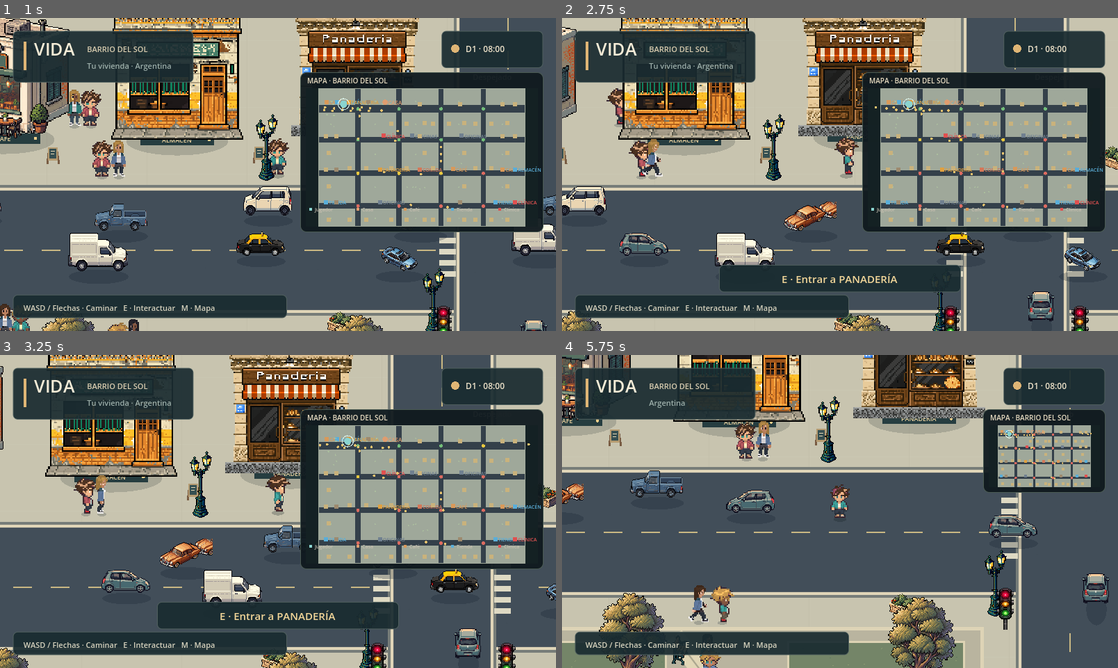
Above: before the commit, frames 1-4 (two rows, left to right).
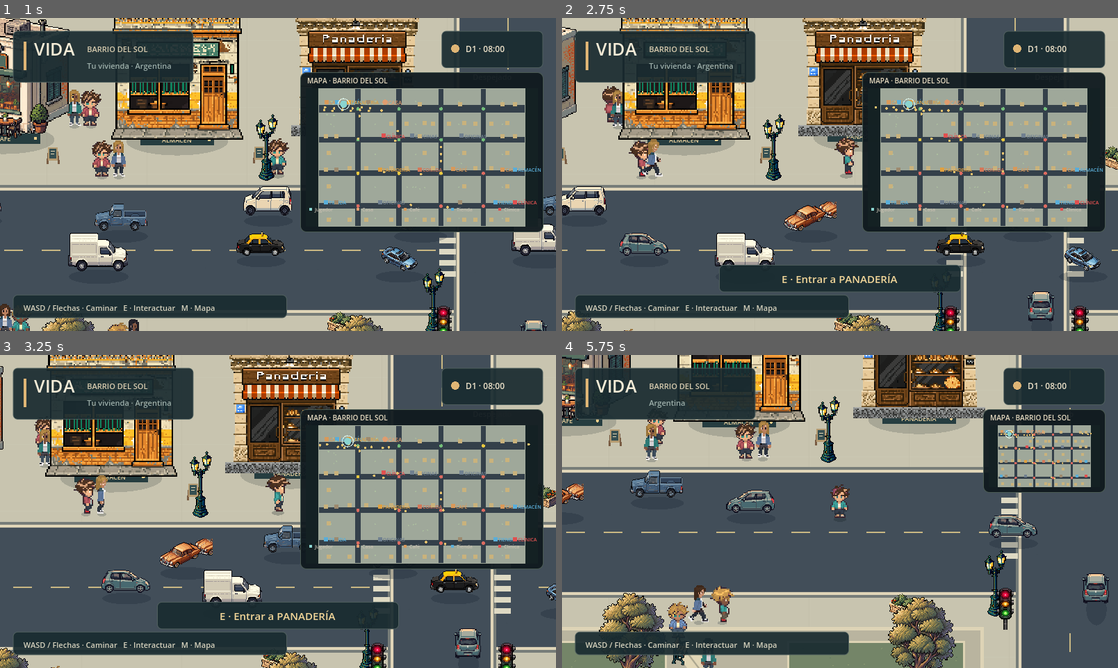
Above: after the commit, the same moments.

Repository: AgustinWojtyszyn/Life--simulador-de-vida
Game: Godot game, scene res://scenes/playground.tscn
Two runs of this game, one before a commit and one after it. Both use one fixed random seed, a clock stepped at 60 frames per second and the inputs below. This scene is started directly instead of the project's main scene.
Inputs (mouse positions are in pixels of both pictures, inside the frame that each line leads up to):
- Up to frame 1 (1 s): drag from (483, 115) to (333, 105) at 0.52 s
- Up to frame 2 (2.75 s): drag from (728, 190) to (812, 237) at 1.27 s; move the mouse to (895, 105) at 2.02 s; hold D (move_right) from 2.03 s (still down); tap E (interact) at 2.1 s
- Up to frame 3 (3.25 s): release D (move_right) at 2.75 s; drag from (250, 574) to (111, 464) at 2.77 s
- Up to frame 4 (5.75 s): move the mouse to (1006, 558) at 3.52 s; hold A (move_left) 3.53-4.25 s; tap E (interact) at 3.6, 5.1 s; drag from (673, 464) to (756, 433) at 4.27 s; move the mouse to (867, 511) at 5.02 s; hold S (move_down) from 5.03 s (still down); click (867, 511) at 5.17 s

Frame 1 is identical in both runs. In frame 2, 0.3% of the frame differs, in the area x 7-61%, y 21-100%; in frame 3, 0.3%; in frame 4, 0.7%, in the area x 14-29%, y 20-100%.

Commit message:
fix: expose solid geometry to pedestrian avoidance

Diff:
--- a/scripts/playground.gd
+++ b/scripts/playground.gd
@@ -239,6 +239,14 @@
 	add_child(body)
 	solid_rects.append(rect)
 
+func walker_position_clear(at: Vector2, radius: float = 8.0) -> bool:
+	# Lightweight navigation guard for procedural pedestrians. Full pathfinding
+	# can come later; this prevents the current ghost-through-building failure.
+	for rect in solid_rects:
+		if rect.grow(radius).has_point(at):
+			return false
+	return true
+
 func add_frontage(asset: String, pos: Vector2, index: int) -> void:
 	var building := CityBuildingScript.new()
 	building.position = pos
